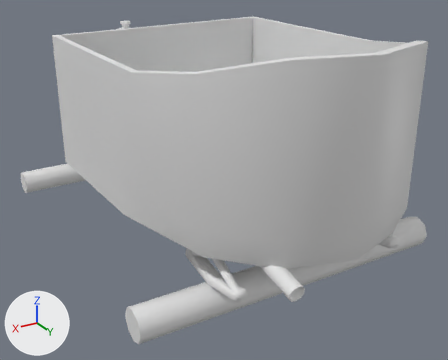
A saved change to the COLLADA model Assets/_Developers/Katsu/Cars/PlaneCar.dae.
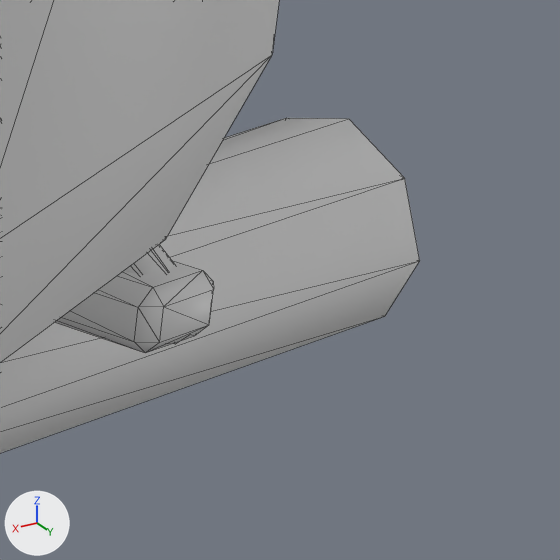
Each version appears first whole from a camera (50 mm lens) standing at (1.75, 2.68, 0.81) and looking at (-0.04, -0.31, -0.68), and next in a close-up on the part from 83% to 100% of the width and 56% to 77% of the height. The lights are fixed; the arrows at lower left show +X, +Y and +Z. The close-ups show mesh edges as thin lines.

The older version as bpy lines, for what is in view:
```python
me_cube_078 = bpy.data.meshes.new('Cube.078')
me_cube_078.from_pydata(...)  # 419 vertices, 726 faces; spans x -0.93..0.89, y -1.92..0.94, z -1.02..0.31
me_cube_078.materials.append(mat_paintcar_4)  # white #e7e7e7
ob_chassis_4 = bpy.data.objects.new('CHASSIS_4', me_cube_078)
ob_chassis_4.location = (0.0, 0.0, 0.0)
```
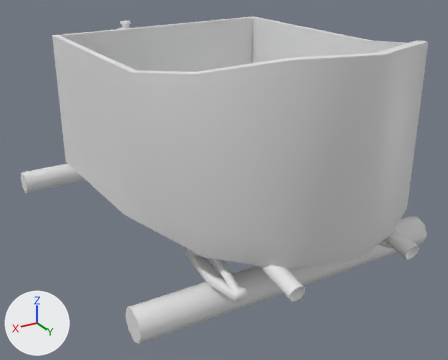
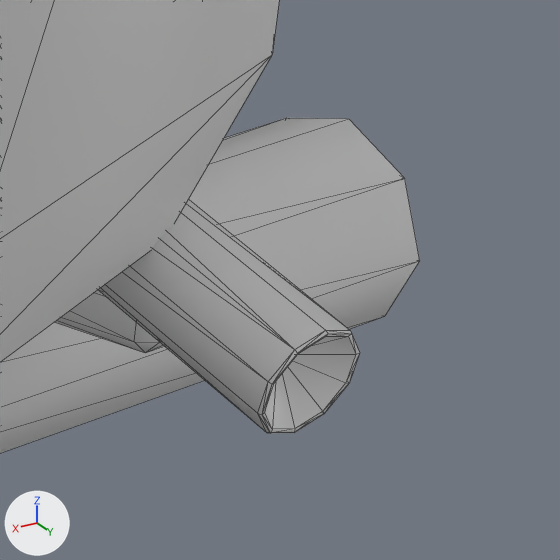
The newer file is also turned or shifted as a whole; pictures and numbers use the older file's frame.

Pixel boxes [x1, y1, x2, y2] of what changed, in the close-ups (560 x 560 px):
part 1 of me_cube_078, added: after [98, 199, 360, 433]

The change, as a list of edits to the scene's bpy script:
```text
Change me_cube_078:
    where me_cube_078.from_pydata(...)  # 419 vertices, 726 faces; spans x -0.93..0.89, y -1.92..0.94, z -1.02..0.31
    used by ob_chassis_4; location = (0.0, 0.0, 0.0)
    me_cube_078 part 1: the loose piece of 41 vertices spanning x 0.28..0.37, y 0.48..0.92, z -0.73..-0.56 is copied, and the copy is mirrored in x about its middle, then moved by (-0.69, 0.0, 0.0); it spans x -0.41..-0.32, y 0.48..0.92, z -0.73..-0.56
```
